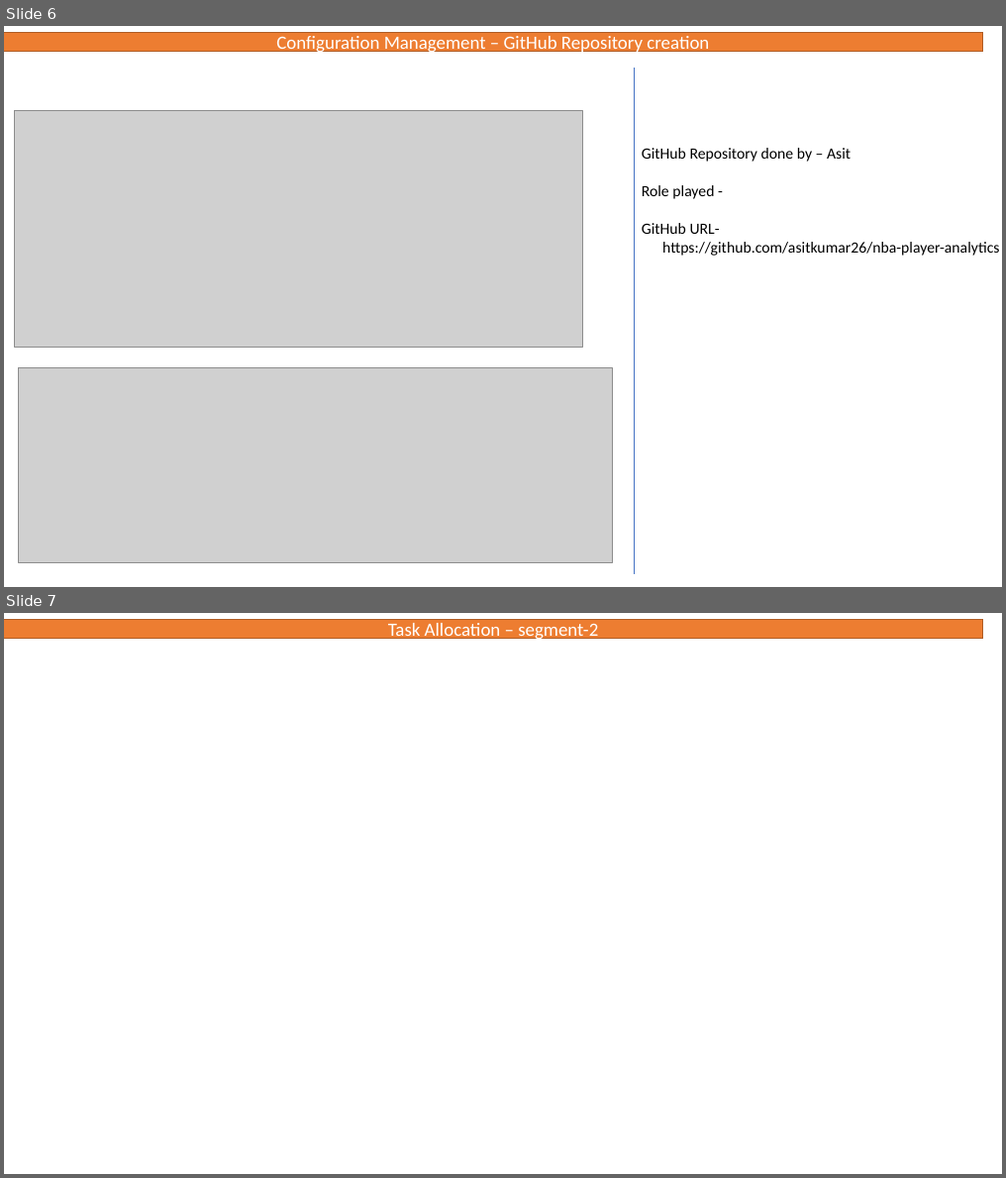
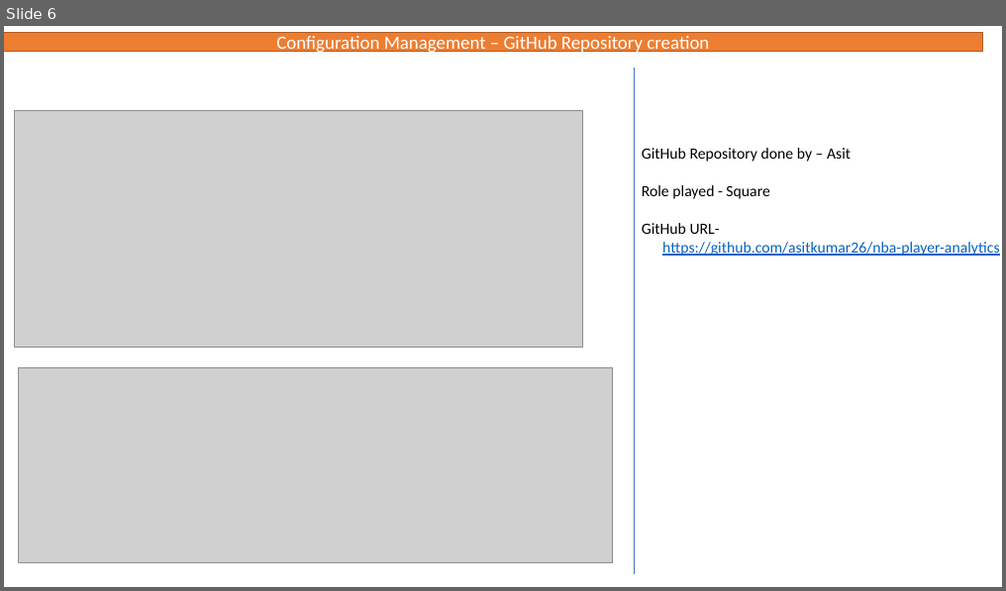
Before and after one commit to asitkumar26/nba-player-analytics, a slide deck: Presentation/Deliverables.pptx. Shown one above the other, each under a label of ours: slides 6 and 7 before the commit, slide 6 after it. The pictures are 1006x1178 and 1006x591 pixels, drawn with LibreOffice and Linux fonts; fonts in the diff are those of the drawing; grey boxes stand for pictures. Boxes give left, top, right and bottom in pixels: in the first picture for what was removed or moved away, otherwise in the second. Text is boxed around its words. In the diff, an @@ line names an element or a change of style, - is before the commit and + after.

```diff
--- a/Presentation/Deliverables.pptx
+++ b/Presentation/Deliverables.pptx
@@ slide 7 removed at bbox=[4, 613, 1002, 1174], background #FFFFFF @@
@@ rectangle removed at bbox=[4, 619, 982, 639] @@
-Task Allocation – segment-2
@@ slide 6 changed as well @@
@@ text at bbox=[642, 185, 769, 199]: text changed @@
-Role played -
+Role played - Square
@@ text at bbox=[662, 242, 999, 256]: text colour #000000 to #0563C1, underline on in "https://github.com/asitkumar26/nba-player-analytics" @@
```
Also in this commit, not shown: 5 other slides changed, 2 other slides removed.
